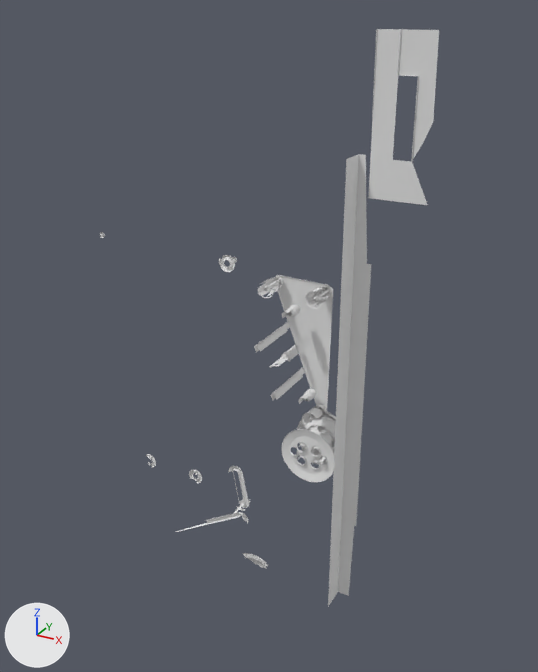
The OBJ model RoyalFlush_1957/gameitems/Primitive.LM_All_Lights_GIlight012_Parts.obj, before and after one commit.
One viewpoint serves both versions: a 50 mm camera at (813.0, -1084.0, 971.0) aimed at (187.0, 54.0, 402.0). Every picture has the same lights, and +X, +Y and +Z are marked at lower left. Where no turn or scale is listed for an object, it has been applied to the vertices. Vertices at the same position are counted once.

In view in the first picture: 'LM_All_Lights_GIlight012_Parts'.
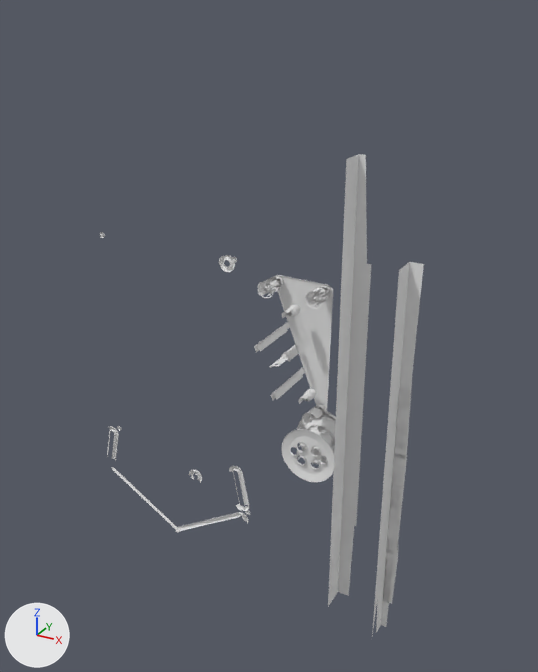
Boxes (x1, y1, x2, y2) around the edits, measured in the pictures (538 x 672 px; the box of a moved part takes in the faces that stretch with it):
'LM_All_Lights_GIlight012_Parts', reshaped (16% shorter)
    before: (100, 29, 439, 606)
    after: (100, 154, 424, 636)
part 1 of me_lm_all_lights_gilight012_parts, added
    after: (107, 426, 119, 461)
part 2 of me_lm_all_lights_gilight012_parts, added
    after: (382, 388, 410, 604)
part 3 of me_lm_all_lights_gilight012_parts, added
    after: (112, 467, 180, 533)
part 4 of me_lm_all_lights_gilight012_parts, added
    after: (372, 262, 424, 636)
part 5 of me_lm_all_lights_gilight012_parts, deleted
    before: (242, 553, 268, 569)
part 6 of me_lm_all_lights_gilight012_parts, deleted
    before: (146, 454, 156, 468)
part 7 of me_lm_all_lights_gilight012_parts, deleted
    before: (368, 29, 439, 205)
part 8 of me_lm_all_lights_gilight012_parts, moved or reshaped
    before: (189, 259, 335, 514)
    after: (193, 259, 330, 512)
part 9 of me_lm_all_lights_gilight012_parts, added
    after: (176, 520, 207, 531)

What changed in the scene script:
```text
Change me_lm_all_lights_gilight012_parts:
    used by ob_lm_all_lights_gilight012_parts; location = (0.0, 0.0, 0.0)
    remove me_lm_all_lights_gilight012_parts.from_pydata(...)  # 5058 vertices, 7510 faces; spans x -209.0..474.0, y -78.0..89.0, z -191.0..943.0
    add me_lm_all_lights_gilight012_parts.from_pydata(...)  # 5236 vertices, 7872 faces; spans x -232.0..476.0, y -78.0..89.0, z -186.0..758.0
    me_lm_all_lights_gilight012_parts part 1: a new loose piece of 98 vertices spanning x -232.0..-188.0, y 29.0..34.0, z 13.0..105.0
    me_lm_all_lights_gilight012_parts part 2: a new loose piece of 56 vertices spanning x 452.0..476.0, y 45.0..47.0, z -121.0..362.0
    me_lm_all_lights_gilight012_parts part 3: a new loose piece of 42 vertices spanning x -217.0..-29.0, y 25.0..33.0, z -127.0..-5.0
    me_lm_all_lights_gilight012_parts part 4: a new loose piece of 33 vertices spanning x 452.0..476.0, y -3.0..47.0, z -186.0..593.0
    me_lm_all_lights_gilight012_parts part 5: the loose piece of 65 vertices spanning x 109.0..175.0, y 66.0..86.0, z -191.0..-142.0 is deleted
    me_lm_all_lights_gilight012_parts part 6: the loose piece of 53 vertices spanning x -116.0..-86.0, y 25.0..33.0, z 30.0..63.0 is deleted
    me_lm_all_lights_gilight012_parts part 7: the loose piece of 20 vertices spanning x 373.0..474.0, y 47.0..50.0, z 688.0..943.0 is deleted
    me_lm_all_lights_gilight012_parts part 8: 4 vertices moved from x 27.0..238.0, y 18.0..31.0, z 44.0..436.0 to x 27.0..238.0, y 18.0..31.0, z 46.0..436.0; 141 vertices removed from x 6.0..353.0, y -3.0..64.0, z 1.0..548.0; 143 vertices added at x 12.0..350.0, y -1.0..80.0, z -4.0..542.0
    me_lm_all_lights_gilight012_parts part 9: 4 vertices added at x -49.0..-45.0, y 31.0..33.0, z -125.0..-118.0
```
